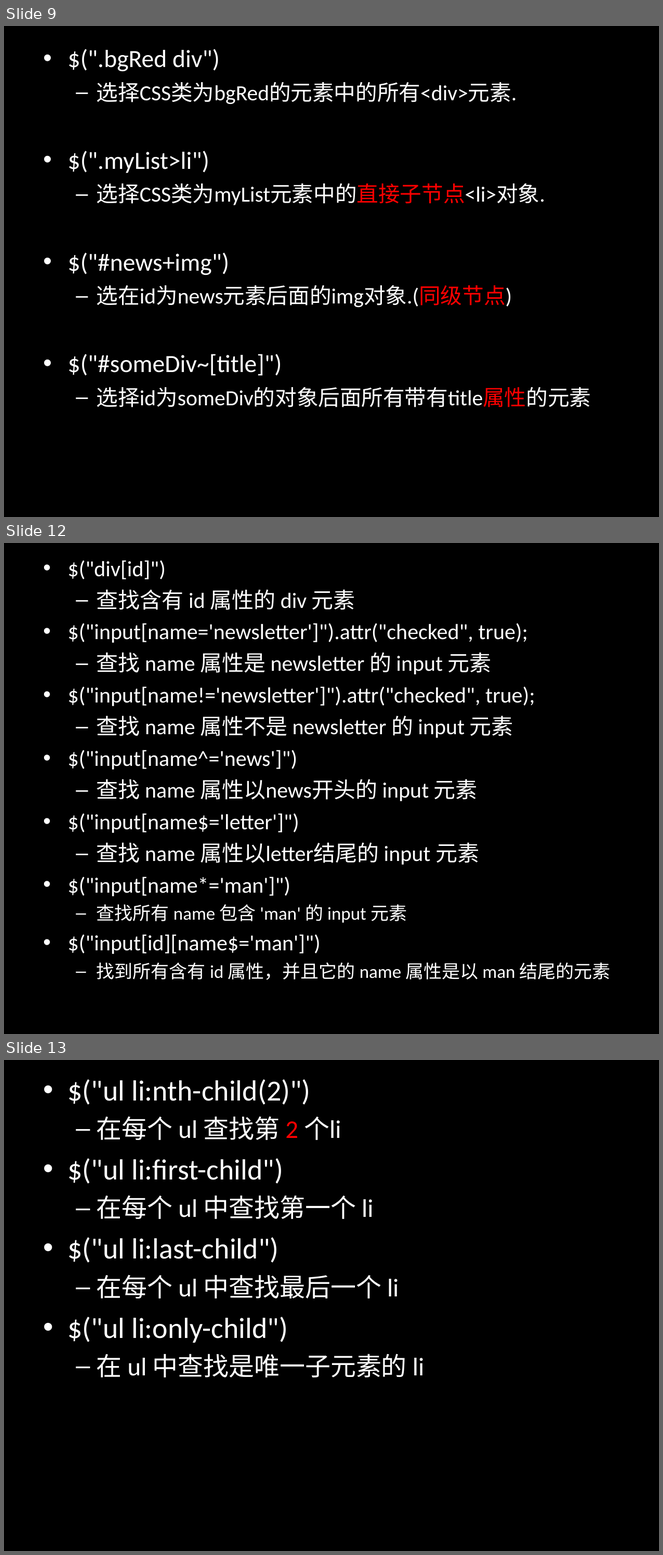
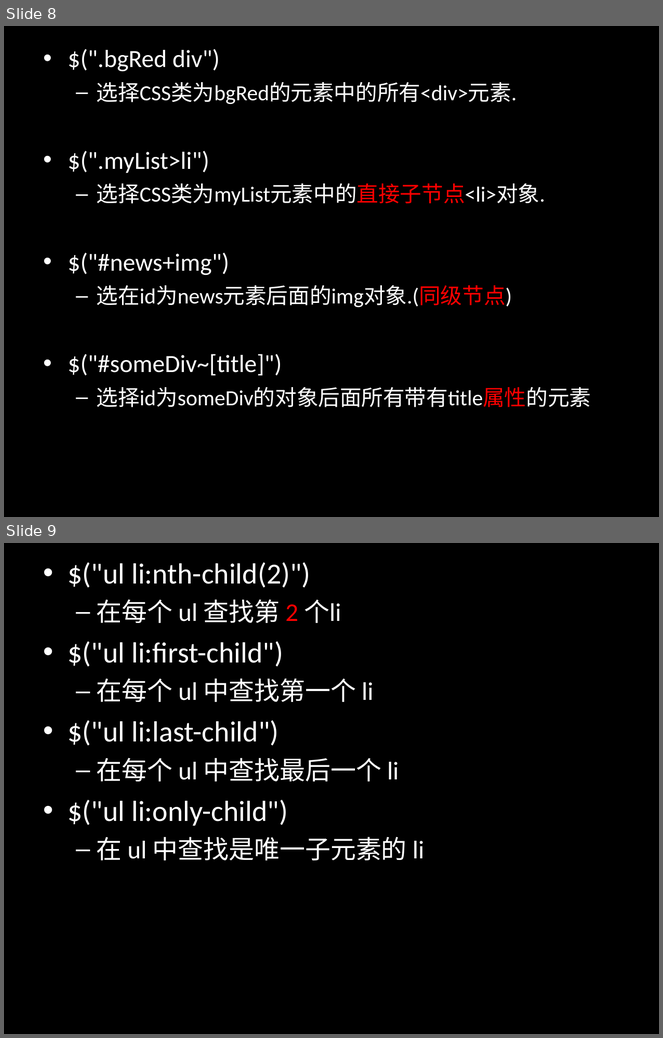
Before and after one commit to jianganglu/share-jquery-basic, a slide deck: jQuery基础应用.ppt. Shown one above the other, each under a label of ours: slides 9, 12 and 13 before the commit, slides 8 and 9 after it; the slides between them are not shown. The pictures are 663x1555 and 663x1038 pixels, drawn with LibreOffice and Linux fonts; fonts in the diff are those of the drawing. Boxes give left, top, right and bottom in pixels: in the first picture for what was removed or moved away, otherwise in the second. Text is boxed around its words. In the diff, an @@ line names an element or a change of style, - is before the commit and + after.

```diff
--- a/jQuery基础应用.ppt
+++ b/jQuery基础应用.ppt
@@ slide 12 removed at (x1=4, y1=543, x2=659, y2=1034), background #000000 @@
@@ text removed at (x1=68, y1=560, x2=611, y2=980) @@
-• $("div[id]")
-  – 查找含有 id 属性的 div 元素
-• $("input[name='newsletter']").attr("checked", true);
-  – 查找 name 属性是 newsletter 的 input 元素
-• $("input[name!='newsletter']").attr("checked", true);
-  – 查找 name 属性不是 newsletter 的 input 元素
-• $("input[name^='news']")
-  – 查找 name 属性以news开头的 input 元素
-• $("input[name$='letter']")
-  – 查找 name 属性以letter结尾的 input 元素
-• $("input[name*='man']")
-  – 查找所有 name 包含 'man' 的 input 元素
-• $("input[id][name$='man']")
-  – 找到所有含有 id 属性，并且它的 name 属性是以 man 结尾的元素
@@ what was slide 9 is now slide 8 @@
@@ what was slide 13 is now slide 9 @@
```
Also in this commit, not shown: 5 slides changed, 1 slide added, 11 other slides removed, 1 other file.
